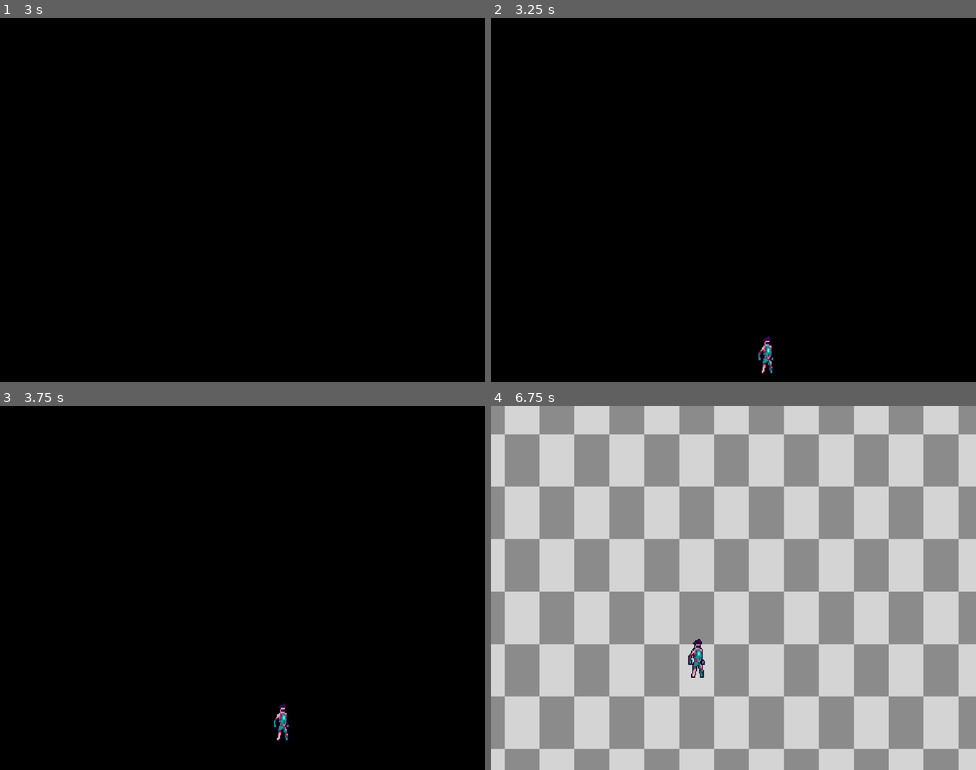
Above: before the commit, frames 1-4 (two rows, left to right).
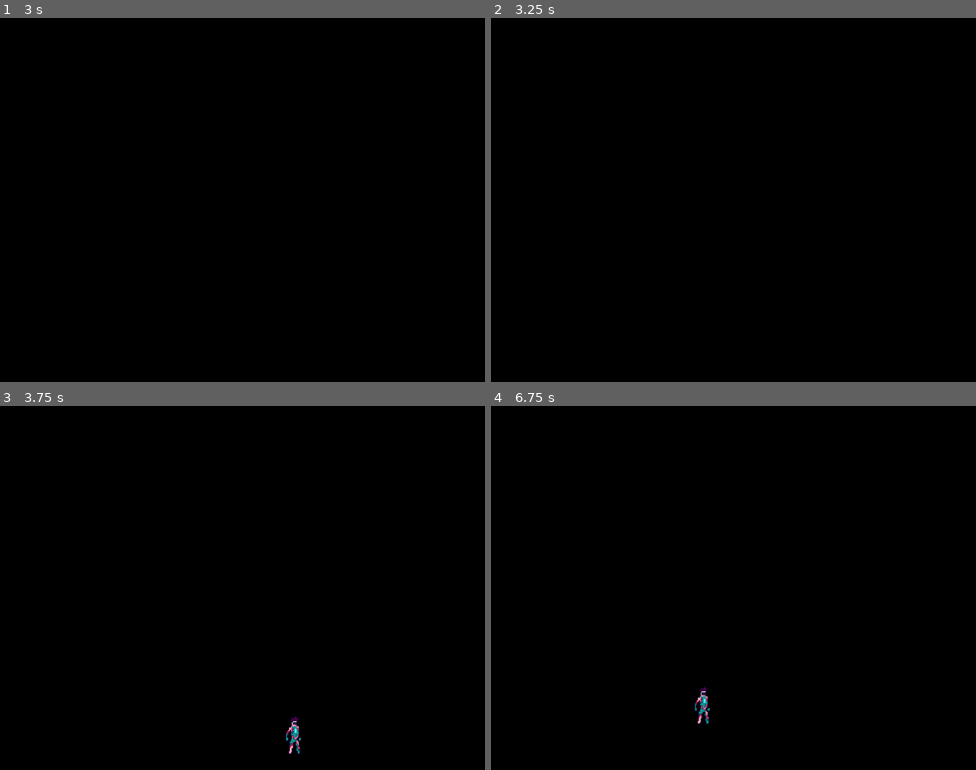
Above: after the commit, the same moments.

Repository: inukhann/AlpisteJam
Game: Godot game, scene res://scenes/map.tscn
The game is run twice, just before and just after one commit, with the same random seed, the same clock (stepped at 60 frames per second) and the same inputs.
Inputs (mouse positions are in pixels of both pictures, inside the frame that each line leads up to):
- Up to frame 1 (3 s): move the mouse to (349, 181) at 0.52 s; hold Up (JUMP) 0.53-1.28 s; hold Right (MOVE_RIGHT) 0.53-2.03 s; tap Shift (DASH) at 0.6, 1.55, 2.1 s; move the mouse to (145, 218) at 1.27 s; tap Up (JUMP) at 1.35, 1.52, 1.82 s; move the mouse to (291, 119) at 2.02 s; hold Left (MOVE_LEFT) 2.03-2.78 s; hold Up (JUMP) 2.03-2.78 s; move the mouse to (218, 272) at 2.77 s; hold Right (MOVE_RIGHT) from 2.78 s (still down); tap Q (DETACH_HEAD) at 2.85 s
- Up to frame 2 (3.25 s): keep holding Right (MOVE_RIGHT); tap Up (JUMP) at 3.02 s; tap Shift (DASH) at 3.05 s
- Up to frame 3 (3.75 s): keep holding Right (MOVE_RIGHT); tap Up (JUMP) at 3.32 s; move the mouse to (388, 642) at 3.52 s; hold Ctrl (DETACH_LEGS) from 3.53 s (still down)
- Up to frame 4 (6.75 s): tap Up (JUMP) at 3.77, 3.8, 4.07, 4.52, 4.82, 6.02, 6.32 s; move the mouse to (588, 533) at 4.27 s; release Right (MOVE_RIGHT) at 4.28 s; release Ctrl (DETACH_LEGS) at 4.28 s; hold Left (MOVE_LEFT) 4.28-5.03 s; tap E (DETACH_LIMBS) at 4.35 s; tap Shift (DASH) at 4.55, 5.85 s; move the mouse to (757, 588) at 5.02 s; hold Right (MOVE_RIGHT) 5.03-5.78 s; hold Up (JUMP) 5.03-5.78 s; click (757, 588) at 5.1 s; move the mouse to (660, 497) at 5.77 s; hold Left (MOVE_LEFT) from 5.78 s (still down); move the mouse to (840, 569) at 6.52 s; hold Up (JUMP) from 6.53 s (still down)

Frame 1 is identical in both runs. In frame 2, 0.2% of the frame differs, in the area x 55-59%, y 87-98%; in frame 3, 0.4%; in frame 4, 100%, in the area x 0-100%, y 0-100%.

Commit message:
v0.12
head movement revamped

Diff:
--- a/LimbPunk/scenes/Spark.tscn
+++ b/LimbPunk/scenes/Spark.tscn
@@ -25,7 +25,7 @@
 position_smoothing_enabled = true
 
 [node name="Fuel_timer" type="Timer" parent="."]
-wait_time = 15.0
+wait_time = 25.0
 one_shot = true
 
 [node name="Dash_cooldown" type="Timer" parent="."]
--- a/LimbPunk/scripts/spark.gd
+++ b/LimbPunk/scripts/spark.gd
@@ -4,8 +4,9 @@
 	NORMAL, ARMLESS, LEGLESS, LIMBLESS, BODYLESS
 }
 
-const base_velocity_x = 180
-const base_velocity_y = 330
+const MAX_HEAD_VEL = 300
+const BASE_VELOCITY_X = 180
+const BASE_VELOCITY_Y = 330
 const GRAVITY = 10
 @onready var on_cooldown = false
 @onready var can_shoot = true
@@ -38,41 +39,48 @@
 		elif Input.is_action_pressed("MOVE_RIGHT"):
 			aux_mod = 4
 			has_dashed = true
-		velocity.x = (aux_mod * base_velocity_x)
+		velocity.x = (aux_mod * BASE_VELOCITY_X)
 	elif has_dashed:
-		if velocity.x < base_velocity_x * -velocity_mod_x:
+		if velocity.x < BASE_VELOCITY_X * -velocity_mod_x:
 			velocity.x += 10
-		elif velocity.x > base_velocity_x * velocity_mod_x:
+		elif velocity.x > BASE_VELOCITY_X * velocity_mod_x:
 			velocity.x -= 10
 		else:
 			has_dashed = false
 			on_cooldown = true
 			$Dash_cooldown.start()
 	else:
-		if char_state != Status.LIMBLESS:
+		if char_state != Status.LIMBLESS and char_state != Status.BODYLESS:
 			if Input.is_action_pressed("MOVE_RIGHT"):
-				velocity.x = (velocity_mod_x * base_velocity_x)
+				velocity.x = (velocity_mod_x * BASE_VELOCITY_X)
+				print("uá")
 			elif Input.is_action_pressed("MOVE_LEFT"):
-				velocity.x = (velocity_mod_x * -base_velocity_x)
+				velocity.x = (velocity_mod_x * -BASE_VELOCITY_X)
 			else:
 				velocity.x = 0
+		elif char_state == Status.BODYLESS:
+			if Input.is_action_pressed("MOVE_RIGHT") and velocity.x < MAX_HEAD_VEL:
+				velocity.x += 10
+			elif Input.is_action_pressed("MOVE_LEFT") and velocity.x > -MAX_HEAD_VEL:
+				velocity.x -= 10
+			else:
+				velocity.x -= velocity.x / 10
 		else:
 			velocity.x = 0
 
 func move_character_y():
 	if char_state != Status.BODYLESS:
 		if Input.is_action_pressed("JUMP") and is_on_floor():
-			velocity.y = (velocity_mod_y * -base_velocity_y)
+			velocity.y = (velocity_mod_y * -BASE_VELOCITY_Y)
 		else:
 			velocity.y += GRAVITY
 	else:
-		if Input.is_action_pressed("JUMP"):
-			velocity.y = (velocity_mod_y * -base_velocity_y)
-		elif Input.is_action_pressed("MOVE_DOWN"):
-			velocity.y = (velocity_mod_y * base_velocity_x)
+		if Input.is_action_pressed("JUMP") and velocity.y > -MAX_HEAD_VEL:
+			velocity.y -= 10
+		elif Input.is_action_pressed("MOVE_DOWN") and velocity.y < MAX_HEAD_VEL:
+			velocity.y += 10
 		else:
-			velocity.y = 0
-
+			velocity.y -= velocity.y / 10
 
 func change_status():
 	if Input.is_action_pressed("DETACH_HEAD"):
